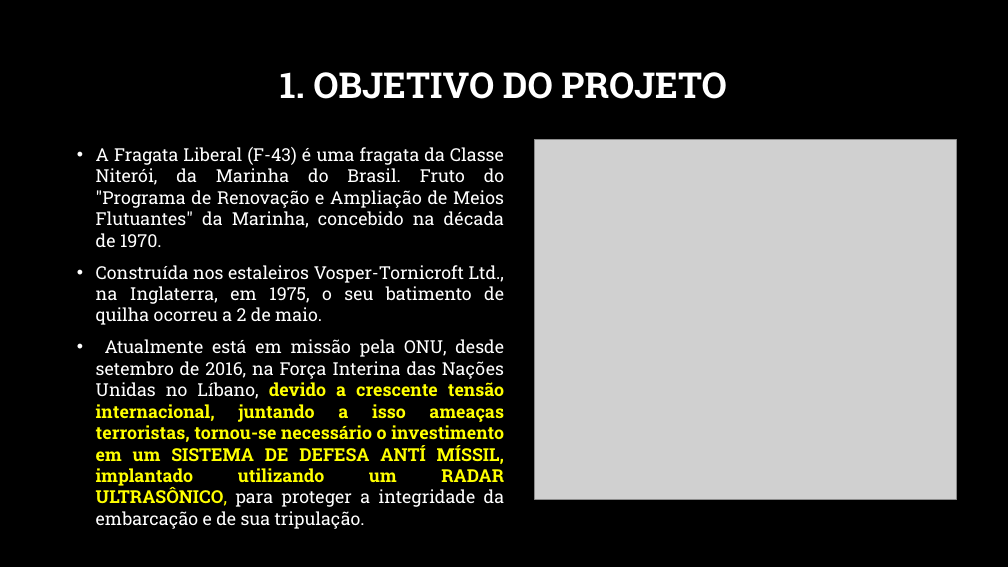
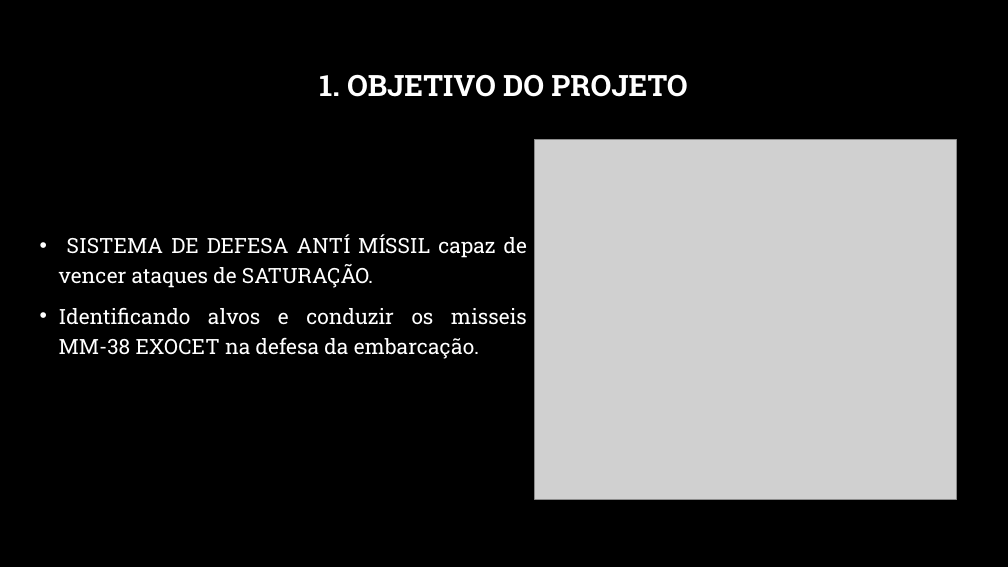
Before and after one commit to Thiarlleson/ProjetoSistemaEmbarcado, a slide deck: slide 2 of Radar_Ultrasonico.pptx (slide 3 before the commit). Drawn at 1008x567 pixels with LibreOffice and Linux fonts; fonts in the diff are those of the drawing; grey boxes stand for pictures; background and template pictures are left out. Boxes give left, top, right and bottom in pixels: in the first picture for what was removed or moved away, otherwise in the second. Text is boxed around its words. In the diff, an @@ line names an element or a change of style, - is before the commit and + after.

```diff
--- a/Radar_Ultrasonico.pptx
+++ b/Radar_Ultrasonico.pptx
@@ title "1. OBJETIVO DO PROJETO" at box(319, 74, 687, 97): size 34 to 28 pt @@
@@ text at box(59, 234, 527, 359): text changed; size 17 to 20 pt @@
-• A Fragata Liberal (F-43) é uma fragata da Classe Niterói, da Marinha do Brasil. Fruto do "Programa de Renovação e Ampliação de Meios Flutuantes" da Marinha, concebido na década de 1970.
-• Construída nos estaleiros Vosper-Tornicroft Ltd., na Inglaterra, em 1975, o seu batimento de quilha ocorreu a 2 de maio.
-• Atualmente está em missão pela ONU, desde setembro de 2016, na Força Interina das Nações Unidas no Líbano, devido a crescente tensão internacional, juntando a isso ameaças terroristas, tornou-se necessário o investimento em um SISTEMA DE DEFESA ANTÍ MÍSSIL, implantado utilizando um RADAR ULTRASÔNICO, para proteger a integridade da embarcação e de sua tripulação.
+• SISTEMA DE DEFESA ANTÍ MÍSSIL capaz de vencer ataques de SATURAÇÃO.
+• Identificando alvos e conduzir os misseis MM-38 EXOCET na defesa da embarcação.
```
Also in this commit, not shown: 6 other slides changed, 4 slides added, 7 slides removed, 3 other files.
